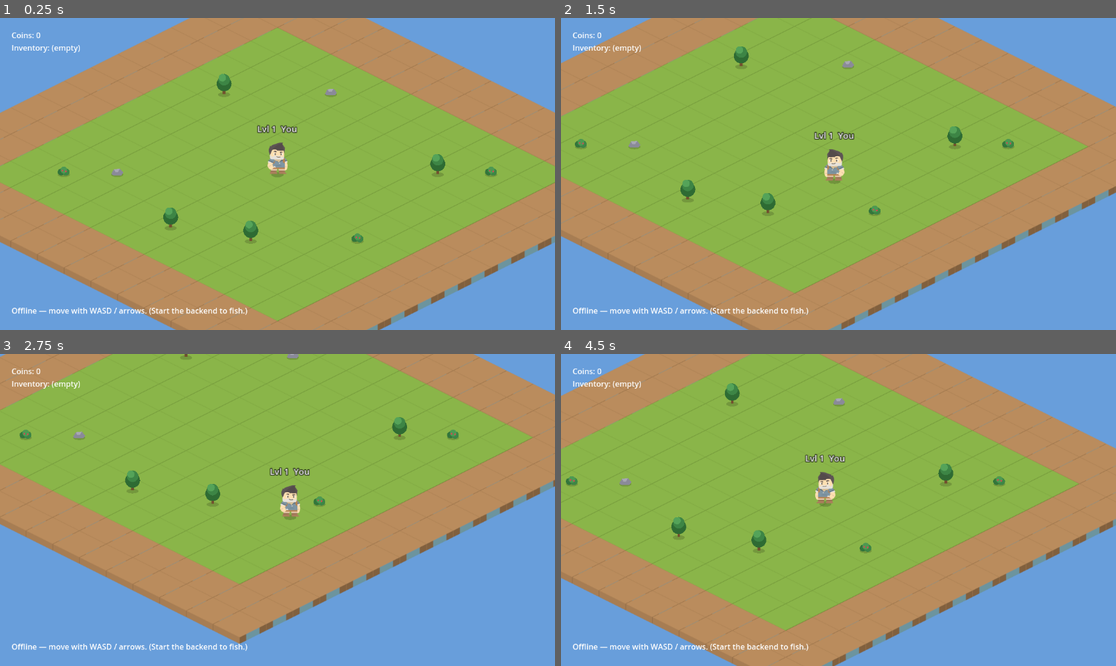
Above: before the commit, frames 1-4 (two rows, left to right).
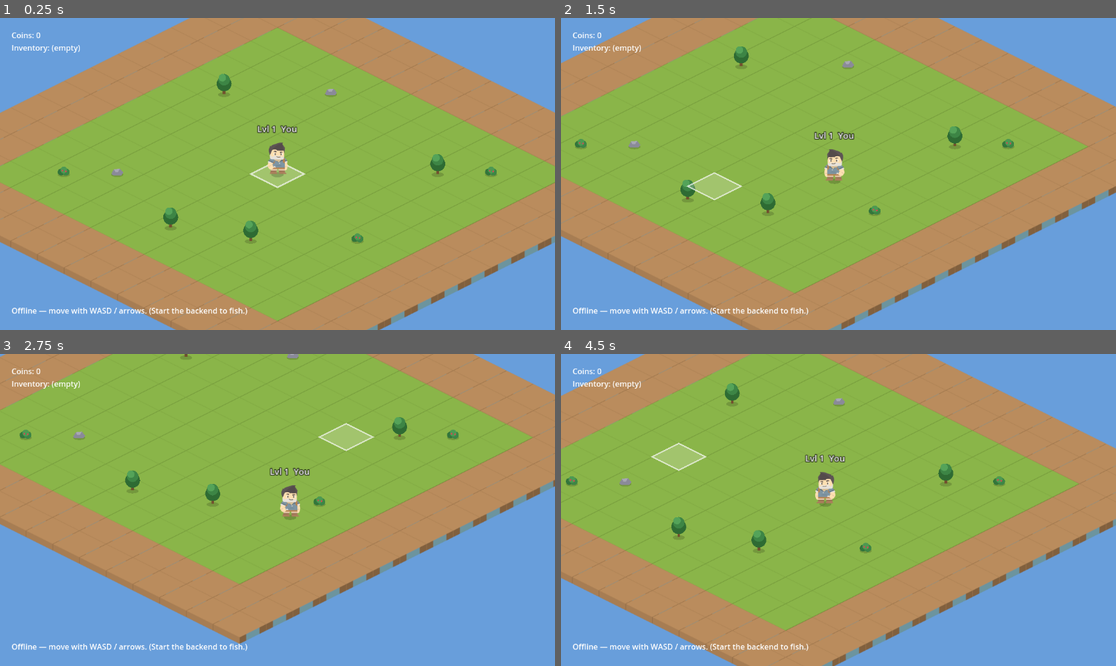
Above: after the commit, the same moments.

Repository: ClaudeDevs/SkyNomads
Game: Godot game, scene res://scenes/world.tscn
Two runs of this game, one before a commit and one after it. Both use one fixed random seed, a clock stepped at 60 frames per second and the inputs below.
Inputs (mouse positions are in pixels of both pictures, inside the frame that each line leads up to):
- Up to frame 1 (0.25 s): no input
- Up to frame 2 (1.5 s): tap Enter at 0.5 s; move the mouse to (960, 158) at 0.52 s; hold D (move_right) 0.53-1.28 s; tap E (interact) at 0.6, 1.35 s; click (960, 158) at 0.67 s; move the mouse to (727, 189) at 1.27 s; hold S (move_down) from 1.28 s (still down); click (727, 189) at 1.42 s
- Up to frame 3 (2.75 s): move the mouse to (333, 441) at 2.02 s; release S (move_down) at 2.03 s; hold D (move_right) from 2.03 s (still down); tap E (interact) at 2.1 s; click (333, 441) at 2.17 s
- Up to frame 4 (4.5 s): move the mouse to (810, 572) at 2.77 s; release D (move_right) at 2.78 s; hold W (move_up) 2.78-3.53 s; tap E (interact) at 2.85, 3.6, 4.35 s; click (810, 572) at 2.92 s; move the mouse to (1005, 556) at 3.52 s; hold A (move_left) from 3.53 s (still down); click (1005, 556) at 3.67 s; move the mouse to (672, 463) at 4.27 s; click (672, 463) at 4.42 s

The runs differ from the first frame. In frame 1, 0.4% of the frame differs, in the area x 44-56%, y 46-55%; in frame 2, 0.5%, in the area x 22-33%, y 49-59%; in frame 3, 0.5%; in frame 4, 0.5%.

Commit message:
Update iso_ground.gd

Diff:
--- a/client/scripts/systems/iso_ground.gd
+++ b/client/scripts/systems/iso_ground.gd
@@ -2,9 +2,7 @@
 class_name IsoGround
 
 ## Floating sky-island from Kenney "Isometric Landscape" tiles (CC0): grass core
-## with a sandy dirt-sided rim. Decorative props (trees/rocks/bushes) are drawn
-## in code on the grass so the island feels alive without extra assets.
-## Tiles render back-to-front for real isometric depth.
+## with a sandy rim, code-drawn props, and a hovered-tile highlight.
 
 @export var radius: int = 7
 @export var tile_scale: float = 0.6
@@ -16,12 +14,27 @@
 
 var _grass: Texture2D
 var _sand: Texture2D
+var _hover_cell := Vector2i(9999, 9999)
 
 
 func _ready() -> void:
 	_grass = _try_load("res://assets/sprites/tiles/grass.png")
 	_sand = _try_load("res://assets/sprites/tiles/sand.png")
 	queue_redraw()
+
+
+func _process(_dt: float) -> void:
+	var cell := _mouse_cell()
+	if cell != _hover_cell:
+		_hover_cell = cell
+		queue_redraw()
+
+
+func _mouse_cell() -> Vector2i:
+	var m := get_local_mouse_position()
+	var fx := m.x / (STEP_X * tile_scale)
+	var fy := m.y / (STEP_Y * tile_scale)
+	return Vector2i(roundi((fx + fy) / 2.0), roundi((fy - fx) / 2.0))
 
 
 func _try_load(path: String) -> Texture2D:
@@ -39,6 +52,8 @@
 	for c in cells:
 		_draw_tile(c)
 	_draw_props()
+	if abs(_hover_cell.x) <= radius and abs(_hover_cell.y) <= radius:
+		_draw_highlight(_hover_cell)
 
 
 func _ring_texture(distance: int) -> Texture2D:
@@ -65,8 +80,6 @@
 		(cell.x + cell.y) * STEP_Y * tile_scale
 	)
 
-
-# --- Decorative props (drawn back-to-front, on grass) ---
 
 func _draw_props() -> void:
 	var props := [
@@ -115,6 +128,18 @@
 	draw_circle(base + Vector2(3, -4), 1.2, Color(0.86, 0.27, 0.32))
 
 
+func _draw_highlight(cell: Vector2i) -> void:
+	var c := _cell_to_screen(cell)
+	var hw := STEP_X * tile_scale
+	var hh := STEP_Y * tile_scale
+	var pts := PackedVector2Array([
+		c + Vector2(0, -hh), c + Vector2(hw, 0),
+		c + Vector2(0, hh), c + Vector2(-hw, 0),
+	])
+	draw_colored_polygon(pts, Color(1, 1, 1, 0.20))
+	draw_polyline(PackedVector2Array([pts[0], pts[1], pts[2], pts[3], pts[0]]), Color(1, 1, 1, 0.7), 2.0)
+
+
 func _draw_fallback(center: Vector2, distance: int) -> void:
 	var hw := STEP_X * tile_scale
 	var hh := STEP_Y * tile_scale
